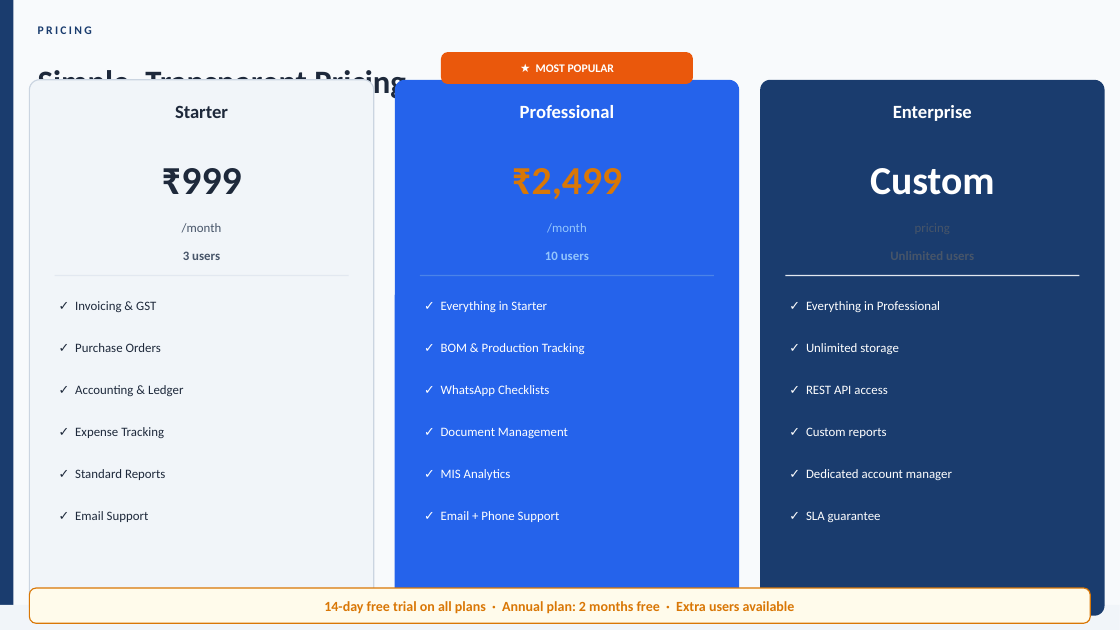
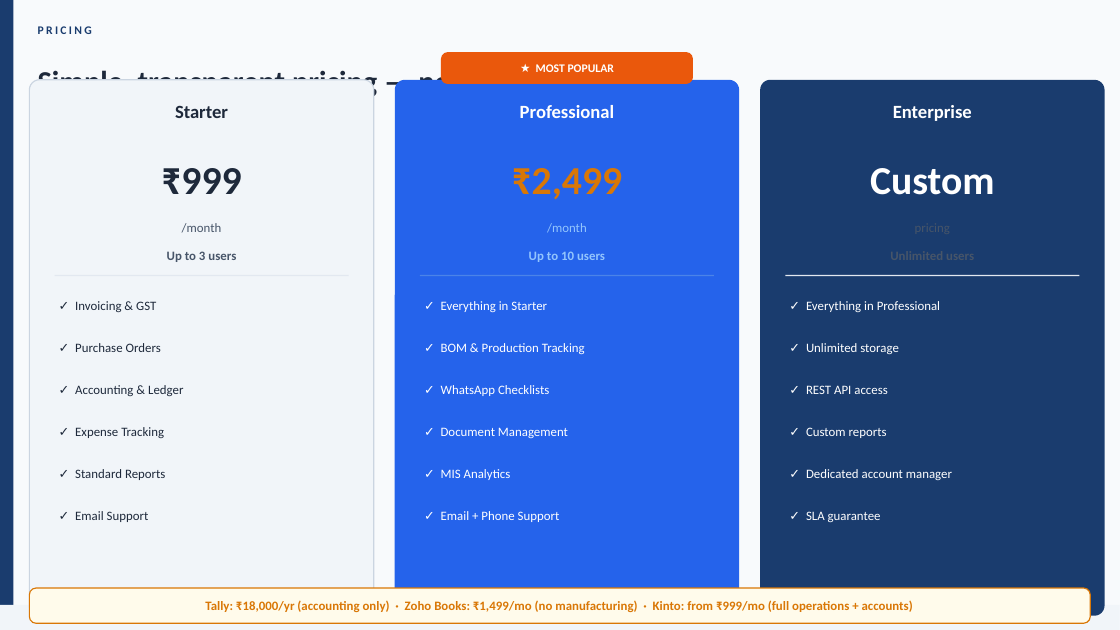
Before and after one commit to prasanth198307/kinto-qa-system, a slide deck: slide 11 of Kinto_Customer_Presentation.pptx. Drawn at 1120x630 pixels with LibreOffice and Linux fonts; fonts in the diff are those of the drawing. Boxes give left, top, right and bottom in pixels: in the first picture for what was removed or moved away, otherwise in the second. Text is boxed around its words. In the diff, an @@ line names an element or a change of style, - is before the commit and + after.

```diff
--- a/Kinto_Customer_Presentation.pptx
+++ b/Kinto_Customer_Presentation.pptx
@@ text at (x1=38, y1=67, x2=571, y2=100): text changed; size 28 to 26 pt @@
-Simple, Transparent Pricing — No Surprises
+Simple, transparent pricing — no surprises
@@ text at (x1=167, y1=251, x2=236, y2=262): text changed @@
-3 users
+Up to 3 users
@@ text at (x1=529, y1=251, x2=605, y2=262): text changed @@
-10 users
+Up to 10 users
@@ text at (x1=205, y1=600, x2=913, y2=612): text changed; size 12 to 11 pt @@
-14-day free trial on all plans · Annual plan: 2 months free · Extra users available
+Tally: ₹18,000/yr (accounting only) · Zoho Books: ₹1,499/mo (no manufacturing) · Kinto: from ₹999/mo (full operations + accounts)
@@ text at (x1=431, y1=622, x2=687, y2=624): text changed @@
-kintoops.com | Start Free 14-Day Trial
+kintoops.com | 14-Day Free Trial — No Credit Card Needed
```
Also in this commit, not shown: 9 other slides changed, 2 slides added, 2 slides removed, 1 other file.
